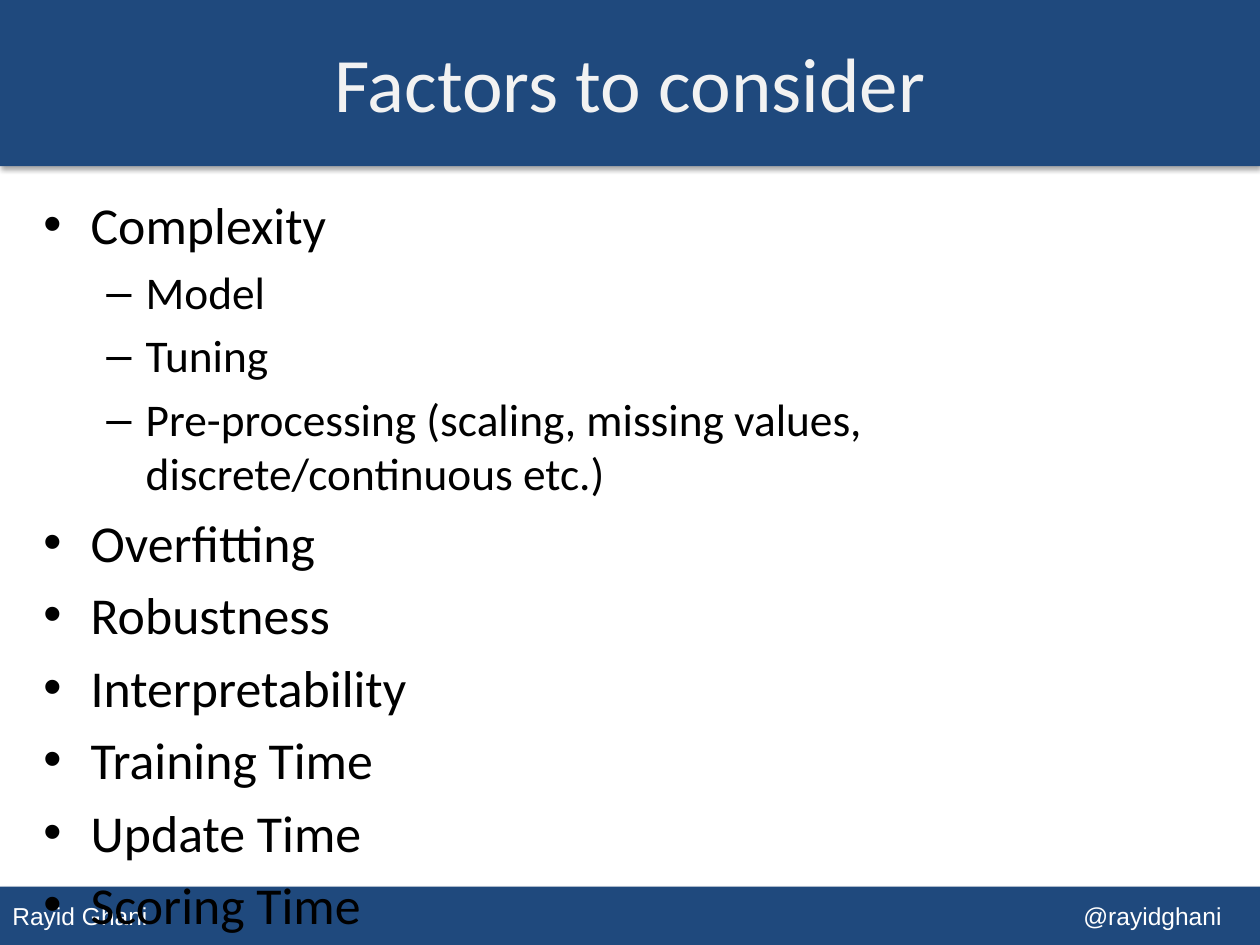
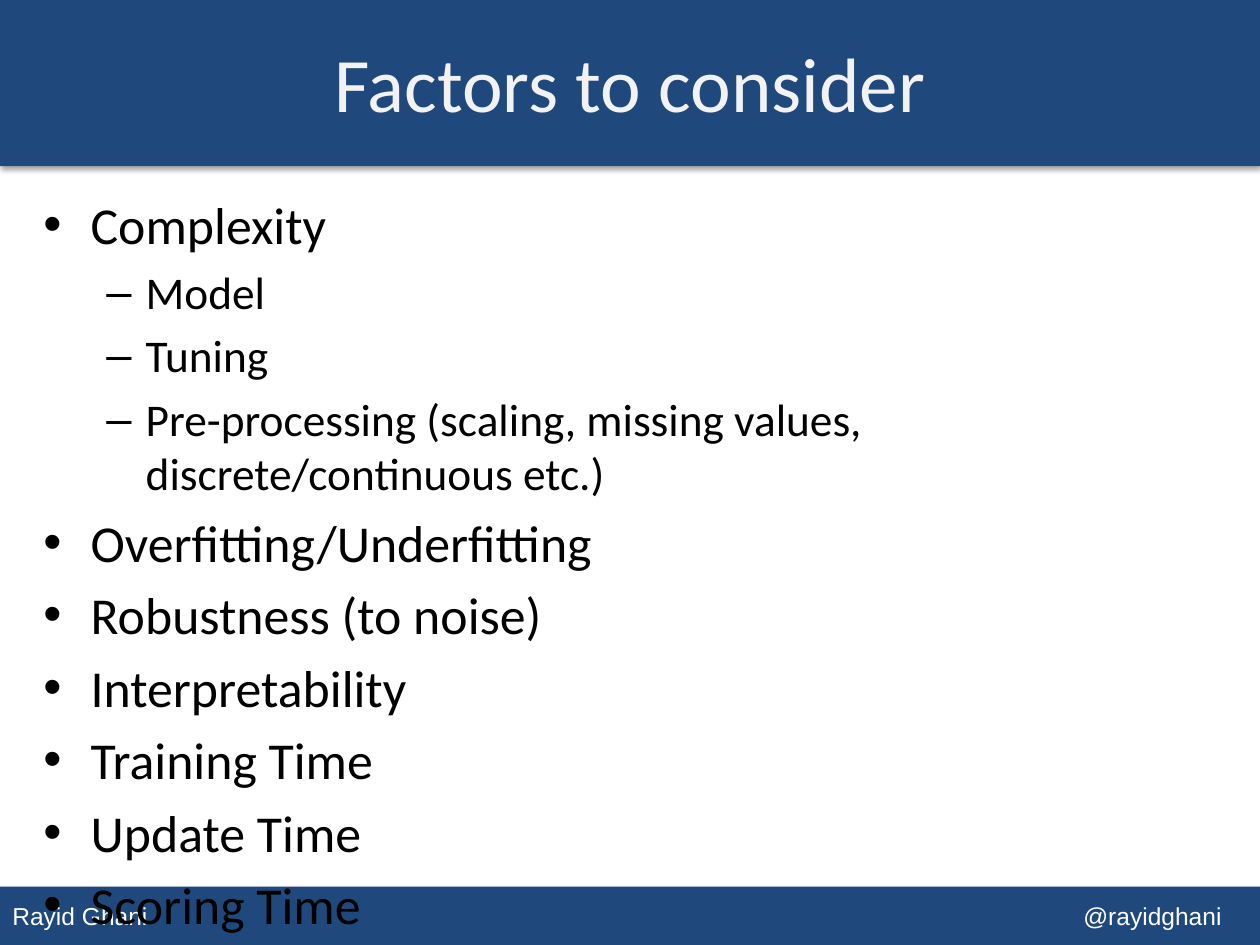
Before and after one commit to dssg/MLforPublicPolicy, a slide deck: slide 4 of Lectures/Lecture 07 - Supervised Learning 4.pptx. Drawn at 1260x945 pixels with LibreOffice and Linux fonts; fonts in the diff are those of the drawing. Boxes give left, top, right and bottom in pixels: in the first picture for what was removed or moved away, otherwise in the second. Text is boxed around its words. In the diff, an @@ line names an element or a change of style, - is before the commit and + after.

Commit message:
updated lectures

```diff
--- a/Lectures/Lecture 07 - Supervised Learning 4.pptx
+++ b/Lectures/Lecture 07 - Supervised Learning 4.pptx
@@ text at [91, 526, 592, 641]: text changed @@
-• Overfitting
-• Robustness
+• Overfitting/Underfitting
+• Robustness (to noise)
```
Also in this commit, not shown: 1 other file.
